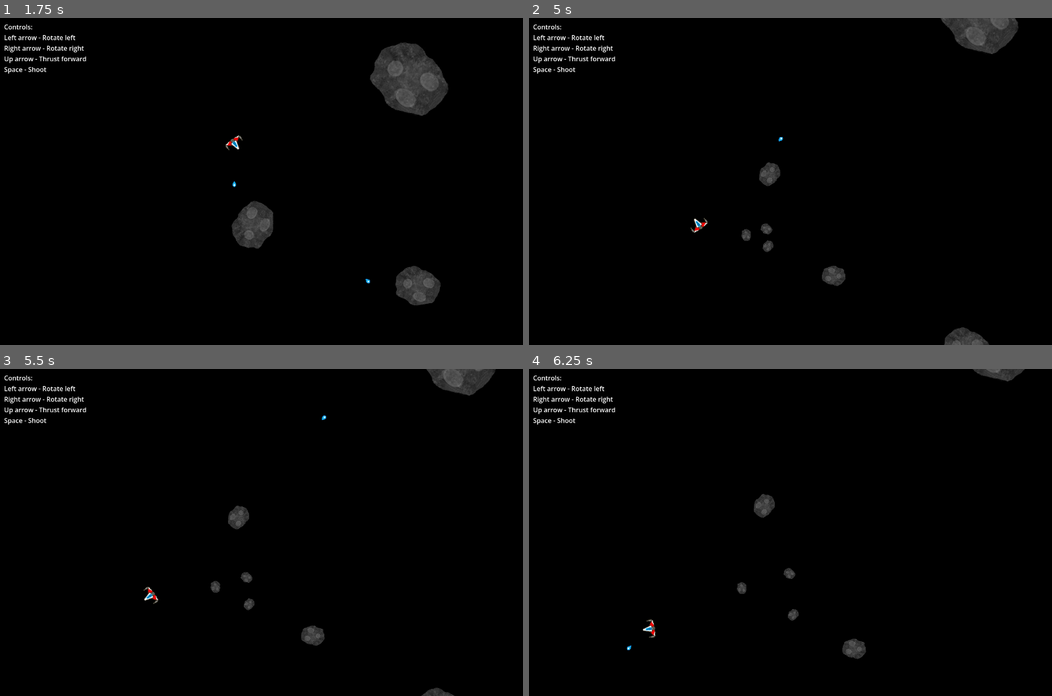
Above: before the commit, frames 1-4 (two rows, left to right).
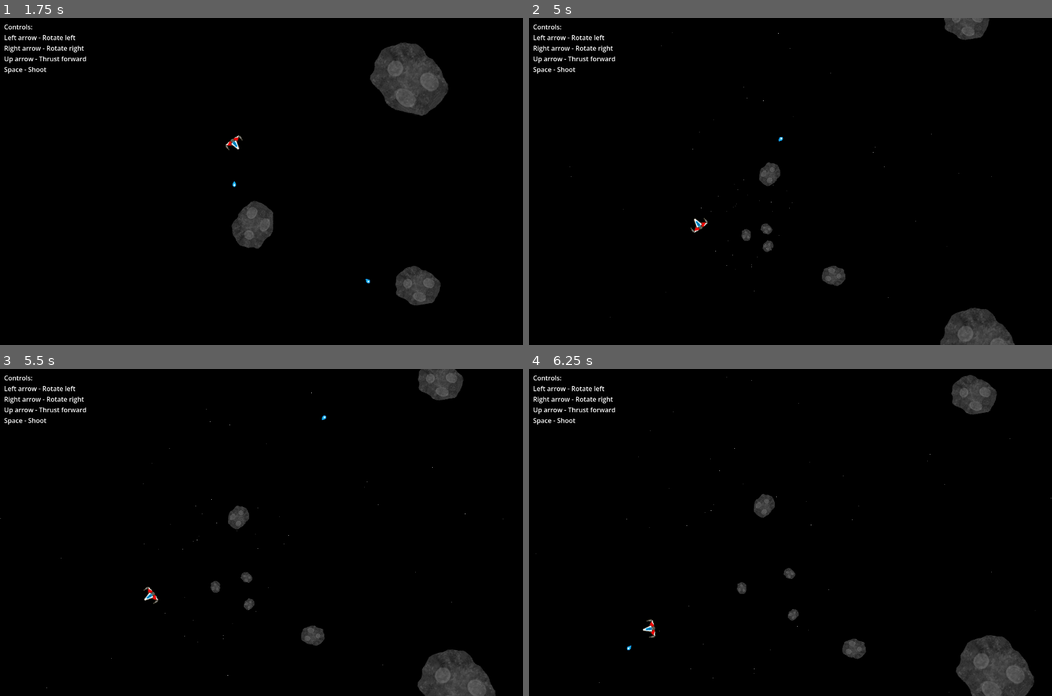
Above: after the commit, the same moments.

Repository: ranzuh/godot_asteroids
Game: Godot game, scene res://main.tscn
Same seed, same stepped clock (60 frames per second), same inputs: the game is played once before the commit and once after it.
Inputs:
- Up to frame 1 (1.75 s): hold Right (ui_right) 0.53-1.28 s; tap Space (ui_select) at 0.77, 1.52 s; hold Left (ui_left) from 1.28 s (still down)
- Up to frame 2 (5 s): release Left (ui_left) at 2.03 s; hold Right (ui_right) 2.03-2.78 s; hold Up (ui_up) 2.78-3.53 s; tap Space (ui_select) at 3.02, 3.77, 4.52 s; hold Left (ui_left) from 3.53 s (still down)
- Up to frame 3 (5.5 s): keep holding Left (ui_left)
- Up to frame 4 (6.25 s): release Left (ui_left) at 5.78 s; hold Right (ui_right) from 5.78 s (still down); tap Space (ui_select) at 6.02 s

Frame 1 is identical in both runs. In frame 2, 1.8% of the frame differs, in the area x 7-94%, y 0-100%; in frame 3, 2.3%; in frame 4, 3.1%, in the area x 1-100%, y 0-100%.

Commit message:
Add explosion particles, asteroid screen wrap

Diff:
--- a/Asteroid.gd
+++ b/Asteroid.gd
@@ -3,6 +3,9 @@
 var velocity := Vector2(0.0, 0.0)
 
 signal blow_up(my_scale: Vector2, my_position: Vector2, my_velocity: Vector2)
+
+@onready var screen_size = get_viewport_rect().size
+@onready var cpu_particles_2d = $CPUParticles2D
 
 func _ready() -> void:
 	velocity.x = randf_range(-50.0, 50.0)
@@ -10,6 +13,8 @@
 
 func _process(delta: float) -> void:
 	position += velocity * delta
+	position.x = wrapf(position.x, 0, screen_size.x)
+	position.y = wrapf(position.y, 0, screen_size.y)
 
 func _on_area_entered(area: Area2D) -> void:
 	print(area.name)
--- /dev/null
+++ b/cpu_particles_2d.gd
@@ -0,0 +1,12 @@
+extends CPUParticles2D
+
+
+# Called when the node enters the scene tree for the first time.
+func _ready():
+	emitting = true
+
+
+# Called every frame. 'delta' is the elapsed time since the previous frame.
+func _process(delta):
+	if emitting == false:
+		queue_free()
--- /dev/null
+++ b/cpu_particles_2d.tscn
@@ -0,0 +1,19 @@
+[gd_scene load_steps=2 format=3 uid="uid://bq2dq40feccu0"]
+
+[ext_resource type="Script" path="res://cpu_particles_2d.gd" id="1_1psqw"]
+
+[node name="CPUParticles2D" type="CPUParticles2D"]
+rotation = -2.83687
+scale = Vector2(0.482223, 0.482223)
+emitting = false
+amount = 30
+lifetime = 10.0
+one_shot = true
+explosiveness = 1.0
+spread = 180.0
+gravity = Vector2(0, 0)
+initial_velocity_min = 100.0
+initial_velocity_max = 300.0
+linear_accel_min = 20.0
+linear_accel_max = 20.0
+script = ExtResource("1_1psqw")
--- a/main.gd
+++ b/main.gd
@@ -3,6 +3,7 @@
 @export var bullet_scene : PackedScene
 @export var bullet_speed = 500.0
 @export var asteroid_scene : PackedScene
+@export var particles : PackedScene
 
 
 var player
@@ -17,7 +18,10 @@
 
 # Called every frame. 'delta' is the elapsed time since the previous frame.
 func _process(delta):
-	pass
+	var asteroids = get_tree().get_nodes_in_group("Asteroid")
+	print(len(asteroids))
+	if len(asteroids) == 0:
+		print("zero")
 
 func _on_player_shoot():
 	print("shoot")
@@ -41,3 +45,6 @@
 	print(a_scale)
 	if abs(a_scale.x) > 0.2:
 		for i in range(3): create_new_asteroid(a_scale, a_pos, a_vel)
+	var part = particles.instantiate()
+	part.position = a_pos
+	add_child(part)
--- a/main.tscn
+++ b/main.tscn
@@ -1,20 +1,22 @@
-[gd_scene load_steps=5 format=3 uid="uid://b74u8cgikaf01"]
+[gd_scene format=3 uid="uid://b74u8cgikaf01"]
 
 [ext_resource type="PackedScene" uid="uid://rsq2wvv6xxe2" path="res://Player.tscn" id="1_bpdhr"]
-[ext_resource type="Script" path="res://main.gd" id="1_x25uu"]
+[ext_resource type="Script" uid="uid://bly7iav5hwmmf" path="res://main.gd" id="1_x25uu"]
 [ext_resource type="PackedScene" uid="uid://2lwdcf8l1c4b" path="res://Bullet.tscn" id="3_dpa16"]
 [ext_resource type="PackedScene" uid="uid://bra0vobs2j40m" path="res://Asteroid.tscn" id="4_w70m8"]
+[ext_resource type="PackedScene" uid="uid://bq2dq40feccu0" path="res://cpu_particles_2d.tscn" id="5_xo8gj"]
 
-[node name="Main" type="Node2D"]
+[node name="Main" type="Node2D" unique_id=616966479]
 script = ExtResource("1_x25uu")
 bullet_scene = ExtResource("3_dpa16")
 asteroid_scene = ExtResource("4_w70m8")
+particles = ExtResource("5_xo8gj")
 
-[node name="Player" parent="." instance=ExtResource("1_bpdhr")]
+[node name="Player" parent="." unique_id=580856486 instance=ExtResource("1_bpdhr")]
 position = Vector2(558, 309)
 rotation_speed = 180.0
 
-[node name="ControlsTip" type="Label" parent="."]
+[node name="ControlsTip" type="Label" parent="." unique_id=1499739638]
 offset_left = 10.0
 offset_top = 10.0
 offset_right = 212.0
@@ -28,17 +30,17 @@
 Space - Shoot
 "
 
-[node name="Asteroid" parent="." instance=ExtResource("4_w70m8")]
+[node name="Asteroid" parent="." unique_id=853478626 instance=ExtResource("4_w70m8")]
 position = Vector2(950, 230)
 rotation = 0.691426
 scale = Vector2(-0.835165, -0.835165)
 
-[node name="Asteroid2" parent="." instance=ExtResource("4_w70m8")]
+[node name="Asteroid2" parent="." unique_id=611322353 instance=ExtResource("4_w70m8")]
 position = Vector2(589, 567)
 rotation = 2.03212
 scale = Vector2(0.505232, 0.505232)
 
-[node name="Asteroid3" parent="." instance=ExtResource("4_w70m8")]
+[node name="Asteroid3" parent="." unique_id=1528421460 instance=ExtResource("4_w70m8")]
 position = Vector2(997, 574)
 rotation = 3.44632
 scale = Vector2(0.482223, 0.482223)
--- a/project.godot
+++ b/project.godot
@@ -8,11 +8,15 @@
 
 config_version=5
 
+[animation]
+
+compatibility/default_parent_skeleton_in_mesh_instance_3d=true
+
 [application]
 
 config/name="asteroids"
 run/main_scene="res://main.tscn"
-config/features=PackedStringArray("4.2", "Mobile")
+config/features=PackedStringArray("4.7", "Mobile")
 config/icon="res://icon.svg"
 
 [display]
Not shown, added: Asteroid.gd.uid
Not shown, added: Bullet.gd.uid
Not shown, added: Player.gd.uid
Not shown, changed: asteroid.png.import
Not shown, added: cpu_particles_2d.gd.uid
Not shown, changed: laserBullet.png.import
Not shown, added: main.gd.uid
Not shown, changed: ship.png.import
